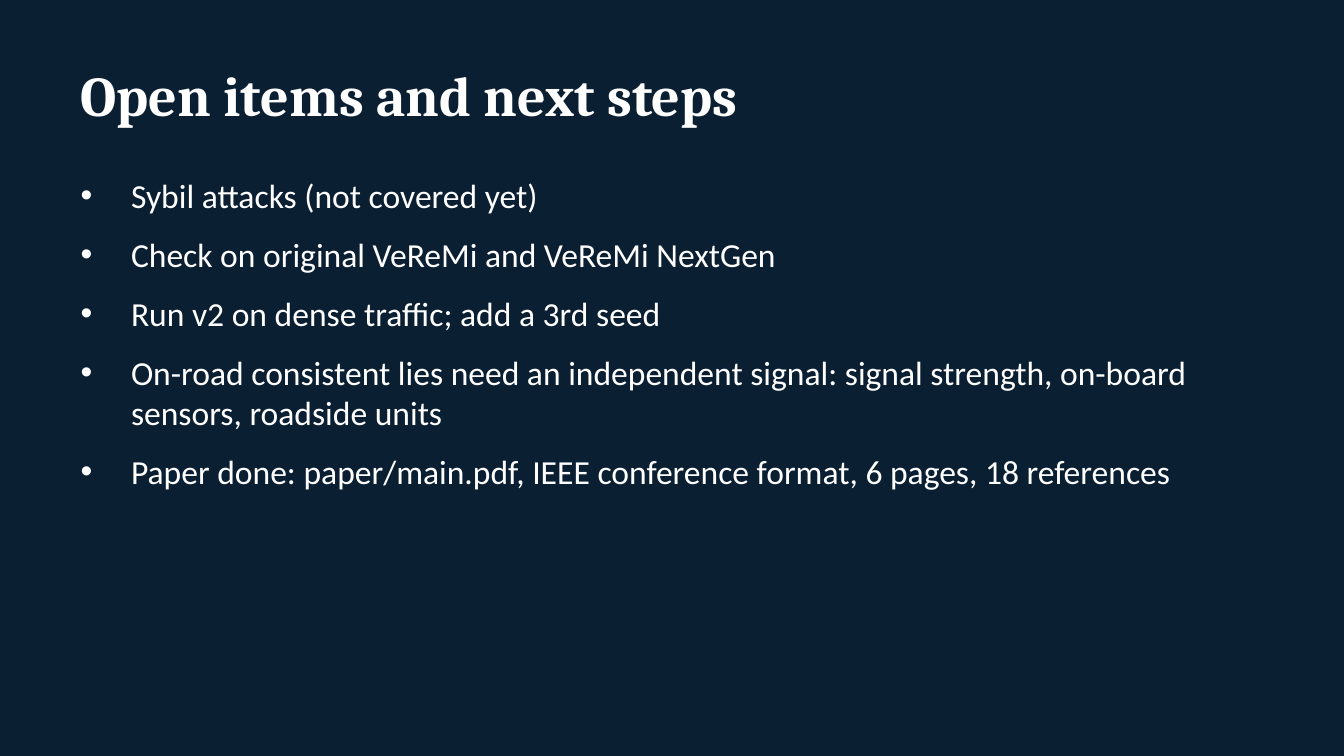
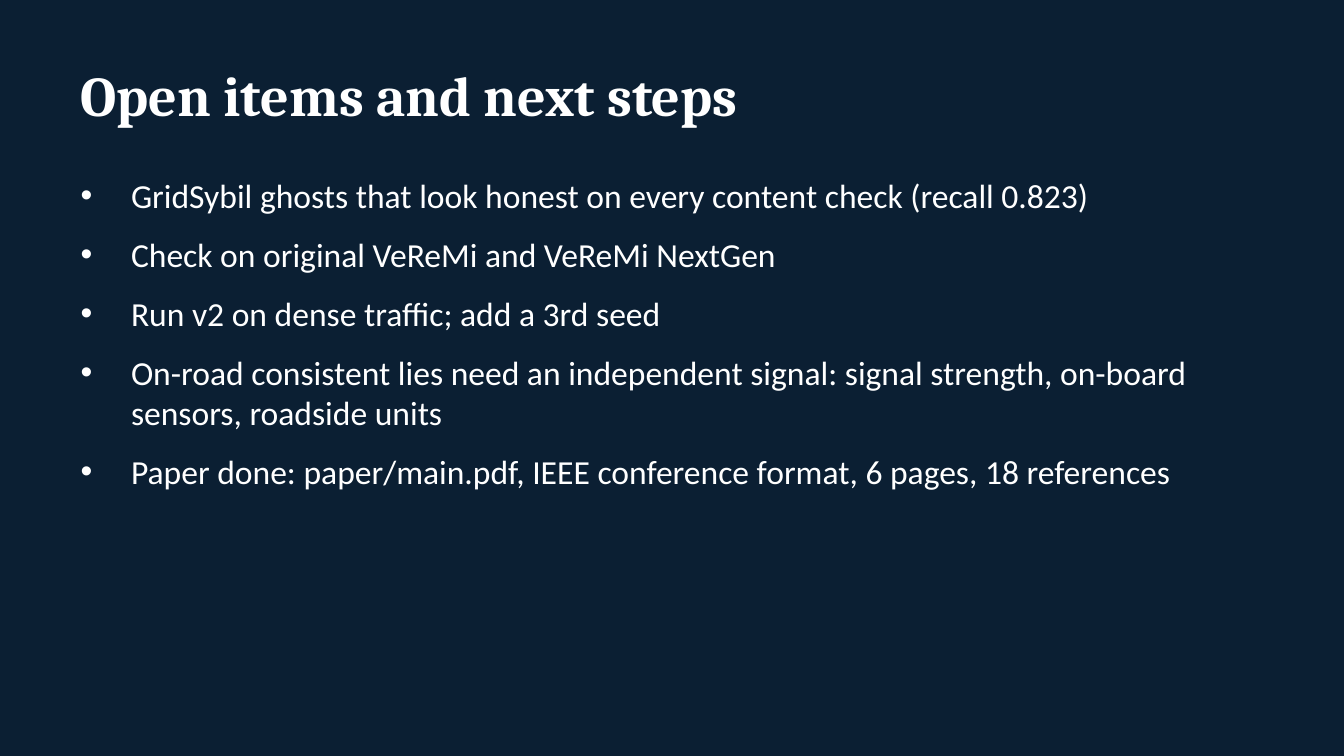
Before and after one commit to ShlokNambiar/Major-Project-, a slide deck: slide 10 of presentation/progress_update.pptx (slide 9 before the commit). Drawn at 1344x756 pixels with LibreOffice and Linux fonts; fonts in the diff are those of the drawing. Boxes give left, top, right and bottom in pixels: in the first picture for what was removed or moved away, otherwise in the second. Text is boxed around its words. In the diff, an @@ line names an element or a change of style, - is before the commit and + after.

```diff
--- a/presentation/progress_update.pptx
+++ b/presentation/progress_update.pptx
@@ text at (x1=131, y1=183, x2=1088, y2=214): text changed @@
-• Sybil attacks (not covered yet)
+• GridSybil ghosts that look honest on every content check (recall 0.823)
```
Also in this commit, not shown: 2 other slides changed, 1 slide added, 37 other files.
